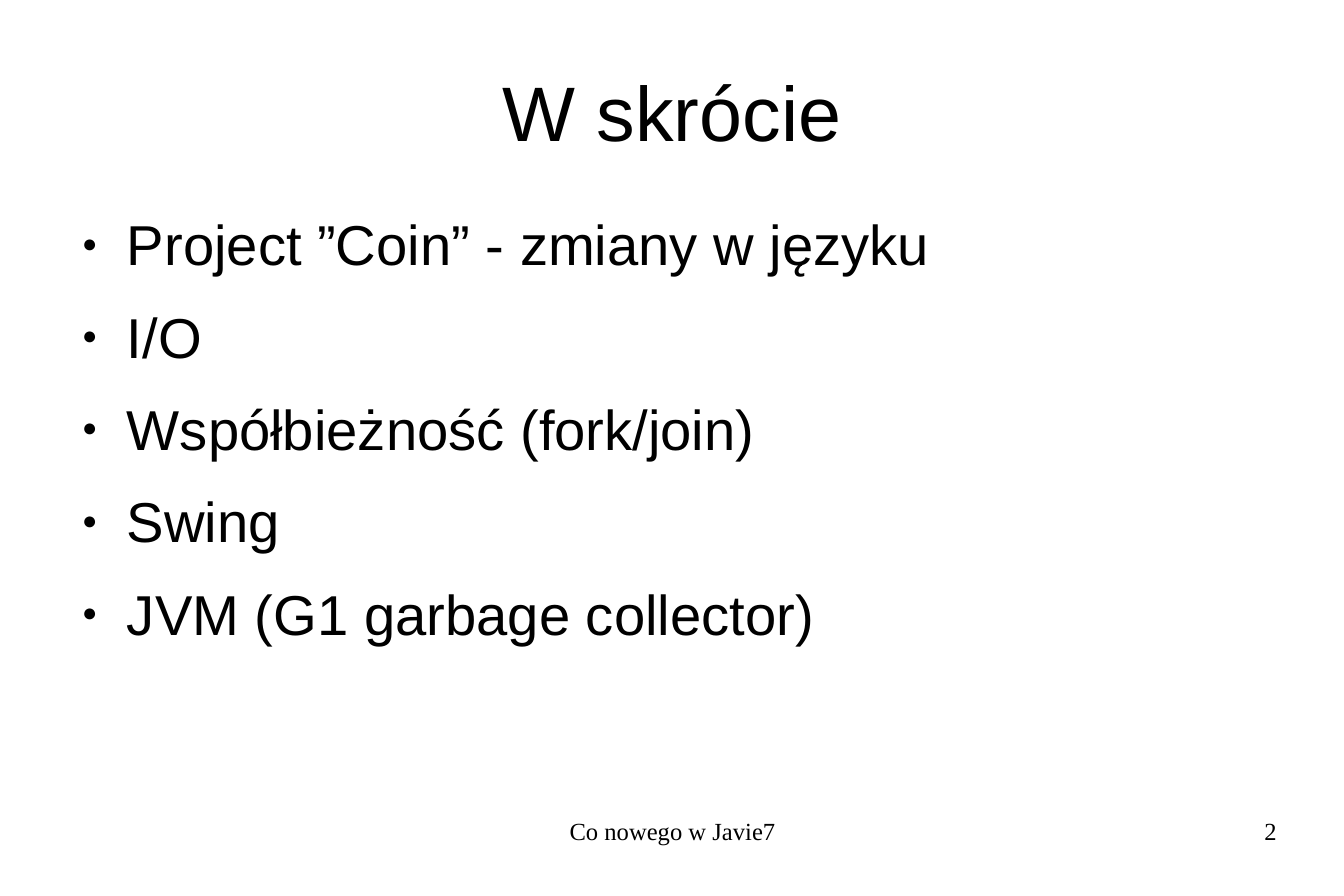
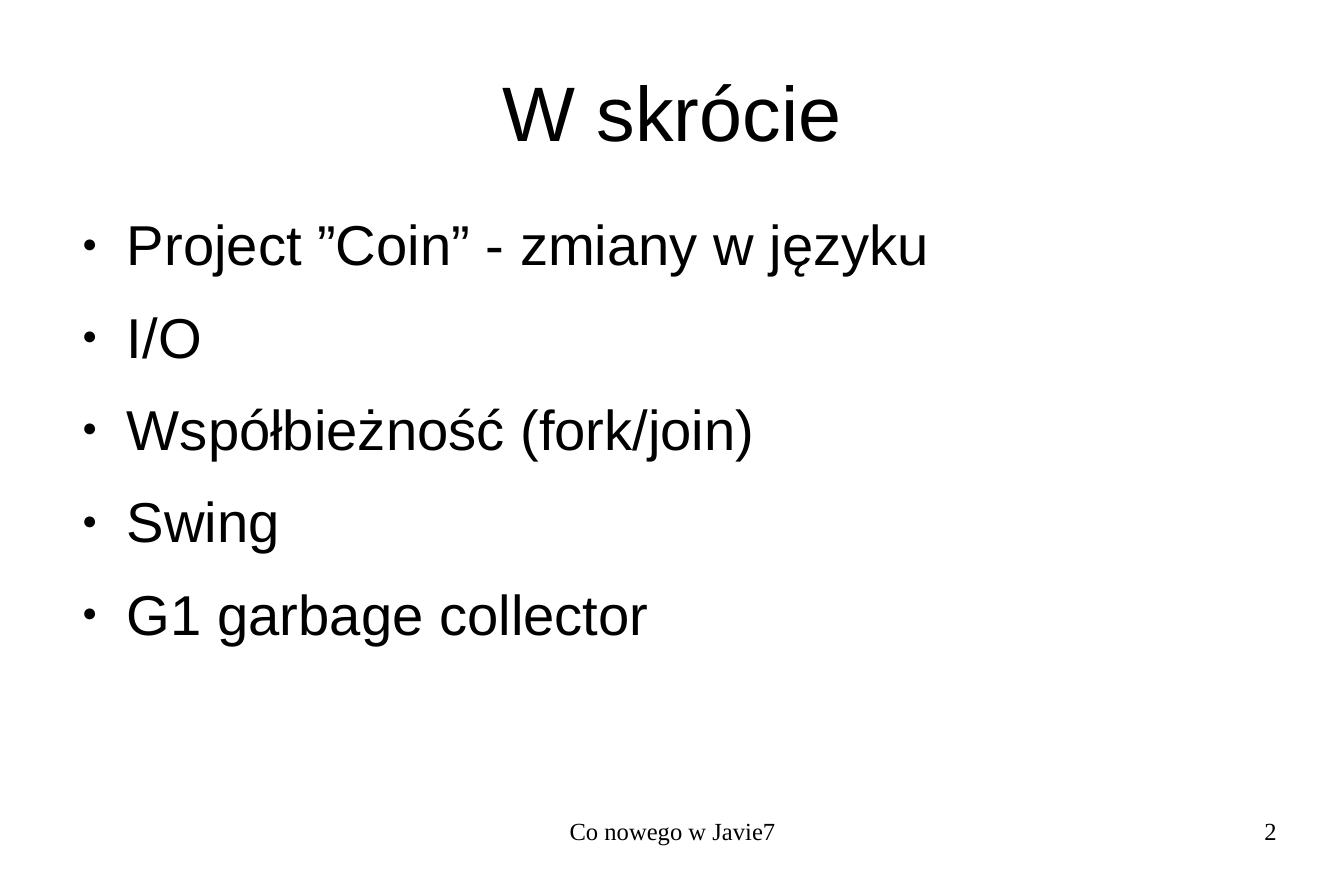
Before and after one commit to kamchy/myjavaprojects, a slide deck: slide 2 of PrezentacjaJava7.odp. Drawn at 1344x896 pixels with LibreOffice and Linux fonts; fonts in the diff are those of the drawing. Boxes give left, top, right and bottom in pixels: in the first picture for what was removed or moved away, otherwise in the second. Text is boxed around its words. In the diff, an @@ line names an element or a change of style, - is before the commit and + after.

```diff
--- a/PrezentacjaJava7.odp
+++ b/PrezentacjaJava7.odp
@@ text at [127,594,648,645]: text changed @@
-● JVM (G1 garbage collector)
+● G1 garbage collector
```
Also in this commit, not shown: 10 other slides changed, 2 slides added, 1 other file.
